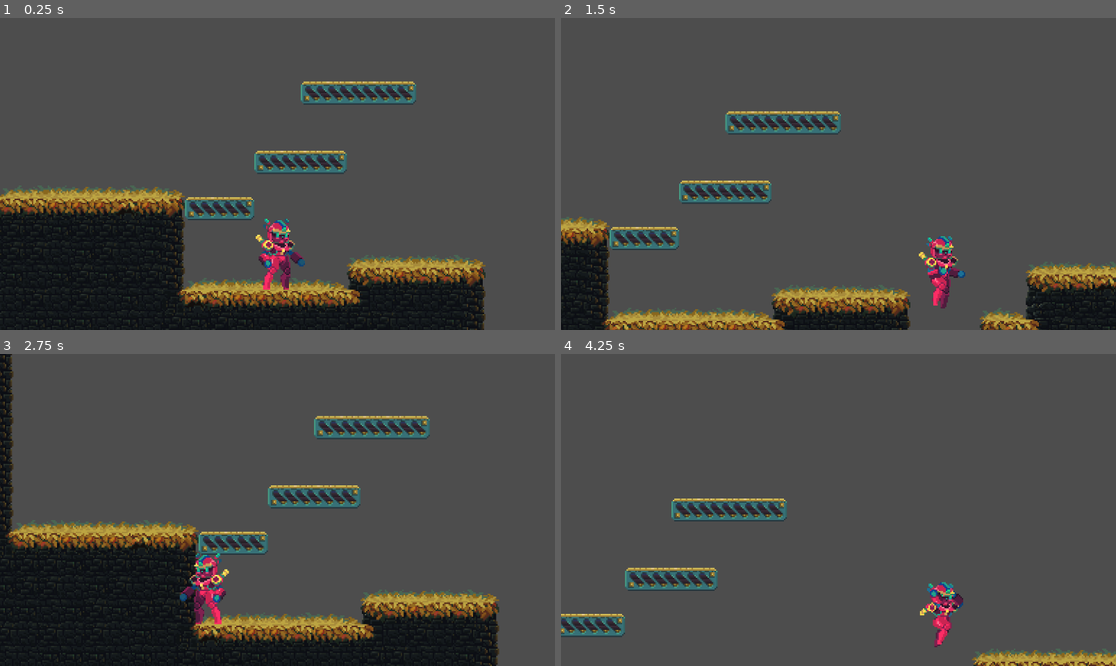
Above: before the commit, frames 1-4 (two rows, left to right).
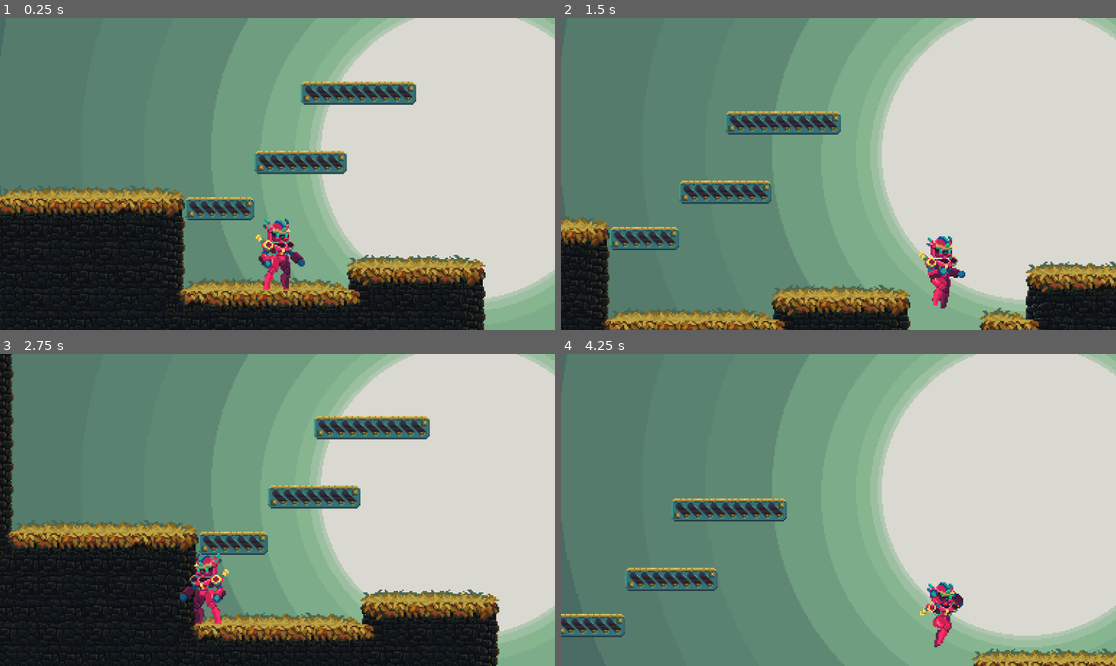
Above: after the commit, the same moments.

Repository: ogabor82/littleAdventurerAndie2D
Game: Godot game, scene res://Game/Main.tscn
Two runs of this game, one before a commit and one after it. Both use one fixed random seed, a clock stepped at 60 frames per second and the inputs below.
Inputs:
- Up to frame 1 (0.25 s): no input
- Up to frame 2 (1.5 s): hold D (Right) from 0.53 s (still down); tap W (Jump) at 0.77 s
- Up to frame 3 (2.75 s): tap W (Jump) at 1.52 s; release D (Right) at 2.03 s; hold A (Left) from 2.03 s (still down)
- Up to frame 4 (4.25 s): release A (Left) at 2.78 s; hold D (Right) from 2.78 s (still down); tap W (Jump) at 3.02, 3.77 s

The runs differ from the first frame. In frame 1, 70% of the frame differs, in the area x 0-100%, y 0-100%; in frame 2, 84%; in frame 3, 68%; in frame 4, 95%.

Commit message:
Update Main.tscn to add a new background texture and implement a parallax background for enhanced visual depth. This change improves the overall aesthetic of the game environment.

Diff:
--- a/Game/Main.tscn
+++ b/Game/Main.tscn
@@ -1,9 +1,10 @@
-[gd_scene load_steps=9 format=3 uid="uid://pq43qt7ibol6"]
+[gd_scene load_steps=10 format=3 uid="uid://pq43qt7ibol6"]
 
 [ext_resource type="Texture2D" uid="uid://d0b73wh41e7fq" path="res://Asset/Tilemap/Tilemap_ProjectLittleAdventurerAndie2D.png" id="1_ri28b"]
 [ext_resource type="PackedScene" uid="uid://o7njptk0gyx0" path="res://Game/scenes/player.tscn" id="2_p634m"]
 [ext_resource type="AudioStream" uid="uid://sfhiqo8rpc5b" path="res://Asset/Sound/music/bgmusic.ogg" id="3_f7jd8"]
 [ext_resource type="Script" path="res://Game/scripts/PlayerResetArea.gd" id="4_ule6c"]
+[ext_resource type="Texture2D" uid="uid://c5crf2n3al1us" path="res://Asset/Background/05_ProjectLittleAdventurerAndie2D.png" id="5_b6e3p"]
 
 [sub_resource type="PhysicsMaterial" id="PhysicsMaterial_sm7l7"]
 friction = 0.0
@@ -632,4 +633,13 @@
 position = Vector2(200, 264)
 shape = SubResource("RectangleShape2D_20g6o")
 
+[node name="ParallaxBackground" type="ParallaxBackground" parent="."]
+
+[node name="ParallaxLayer" type="ParallaxLayer" parent="ParallaxBackground"]
+motion_scale = Vector2(0, 0)
+
+[node name="05ProjectLittleAdventurerAndie2d" type="Sprite2D" parent="ParallaxBackground/ParallaxLayer"]
+texture = ExtResource("5_b6e3p")
+centered = false
+
 [connection signal="body_entered" from="Area2D_PlayerResetArea" to="Area2D_PlayerResetArea" method="_on_body_entered"]
